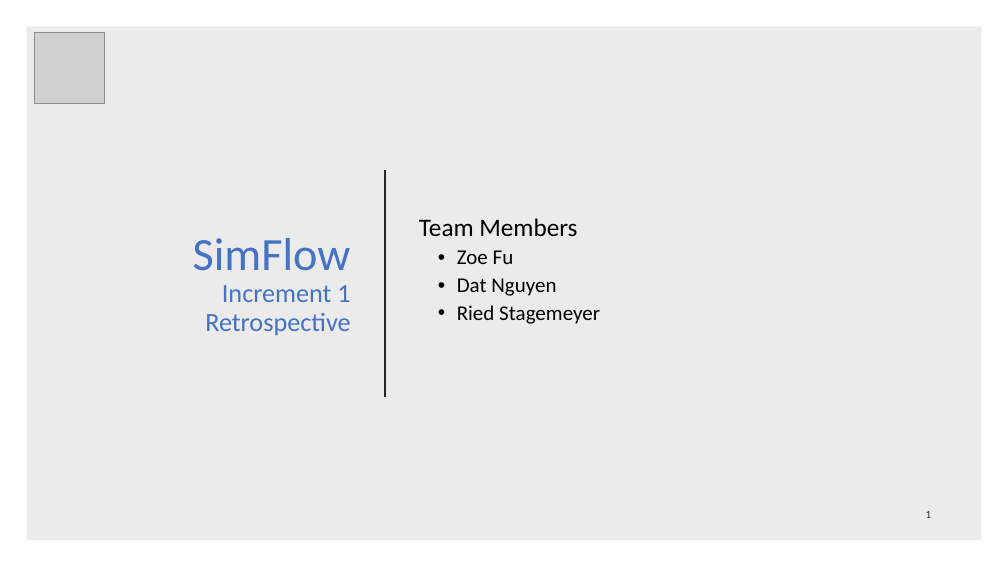
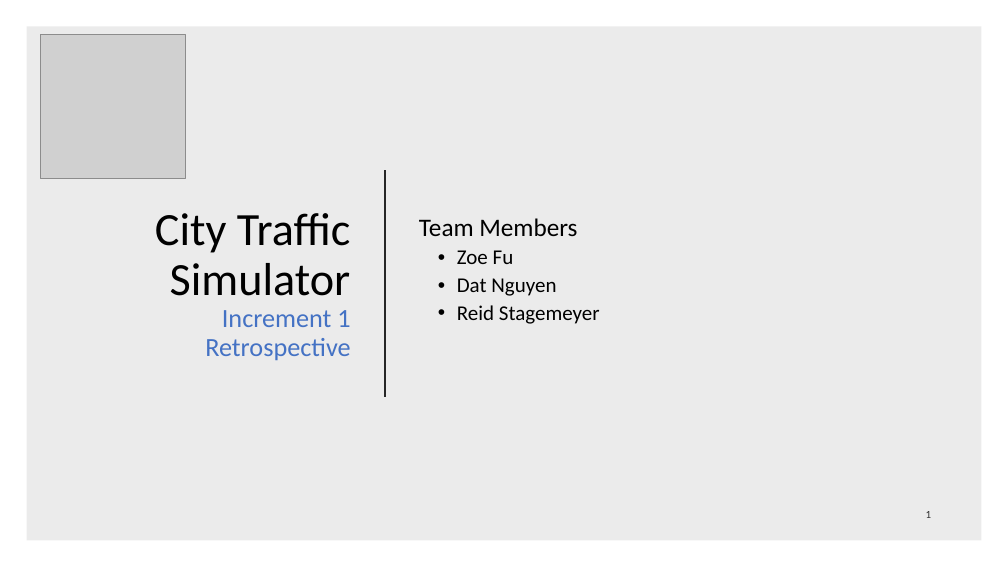
Before and after one commit to datduyng/networkflow.java, a slide deck: slide 1 of slides/increment01-requirement-analysis-document.pptx. Drawn at 1008x567 pixels with LibreOffice and Linux fonts; fonts in the diff are those of the drawing; grey boxes stand for pictures. Boxes give left, top, right and bottom in pixels: in the first picture for what was removed or moved away, otherwise in the second. Text is boxed around its words. In the diff, an @@ line names an element or a change of style, - is before the commit and + after.

```diff
--- a/slides/increment01-requirement-analysis-document.pptx
+++ b/slides/increment01-requirement-analysis-document.pptx
@@ picture removed at <box>34,33,105,104</box> @@
@@ picture added at <box>40,34,185,178</box> @@
@@ title at <box>155,213,351,360</box>: text changed @@
-SimFlow
-Increment 1 Retrospective
+City Traffic Simulator
+Increment 1 Retrospective
@@ subtitle at <box>457,305,600,324</box>: text changed @@
-  • Ried Stagemeyer
+  • Reid Stagemeyer
```
Also in this commit, not shown: 16 other slides changed, 2 slides added, 2 other files.
